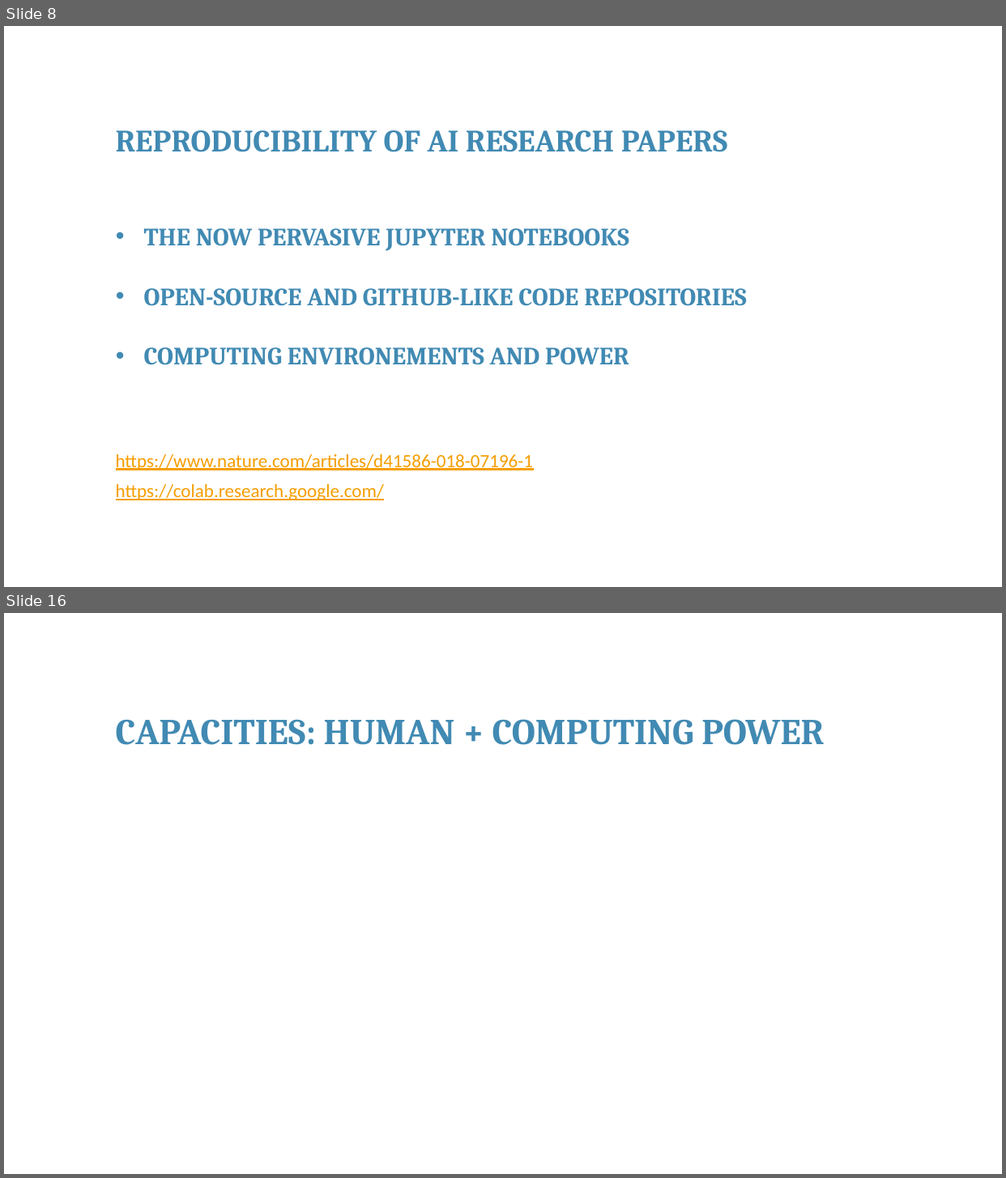
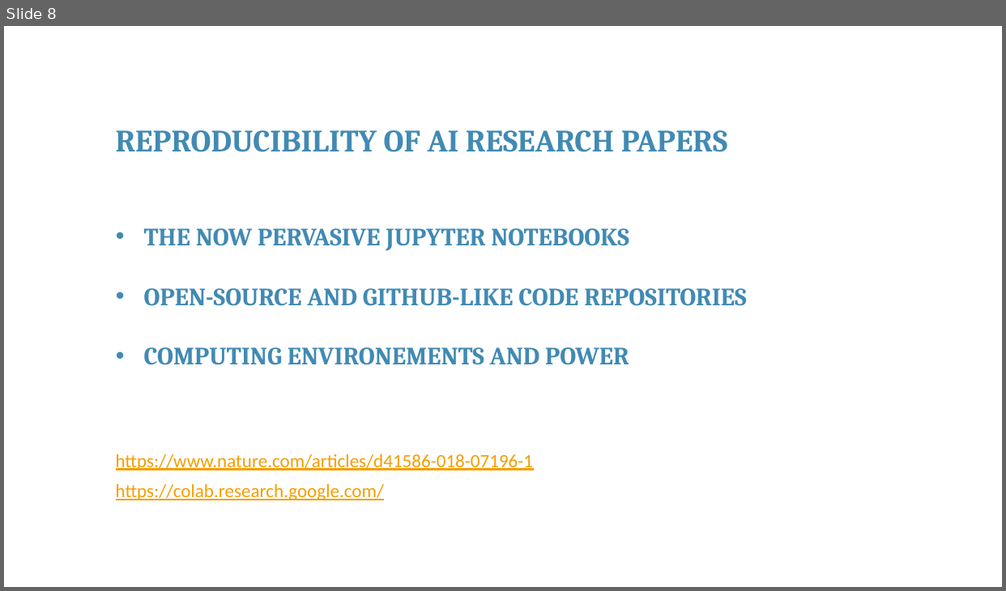
Before and after one commit to franckalbinet/itu-eaco-zanzibar-12-2018, a slide deck: presentations/session-9-open-issues-in-ai.pptx. Shown one above the other, each under a label of ours: slides 8 and 16 before the commit, slide 8 after it; the slides between them are not shown. The pictures are 1006x1178 and 1006x591 pixels, drawn with LibreOffice and Linux fonts; fonts in the diff are those of the drawing; background and template pictures are left out. Boxes give left, top, right and bottom in pixels: in the first picture for what was removed or moved away, otherwise in the second. Text is boxed around its words. In the diff, an @@ line names an element or a change of style, - is before the commit and + after.

```diff
--- a/presentations/session-9-open-issues-in-ai.pptx
+++ b/presentations/session-9-open-issues-in-ai.pptx
@@ slide 16 removed at box(4, 613, 1002, 1174), background #FFFFFF @@
@@ text removed at box(116, 719, 824, 745) @@
-CAPACITIES: HUMAN + COMPUTING POWER
```
Also in this commit, not shown: 4 slides changed, 14 slides added, 5 other slides removed, 1 other file.
